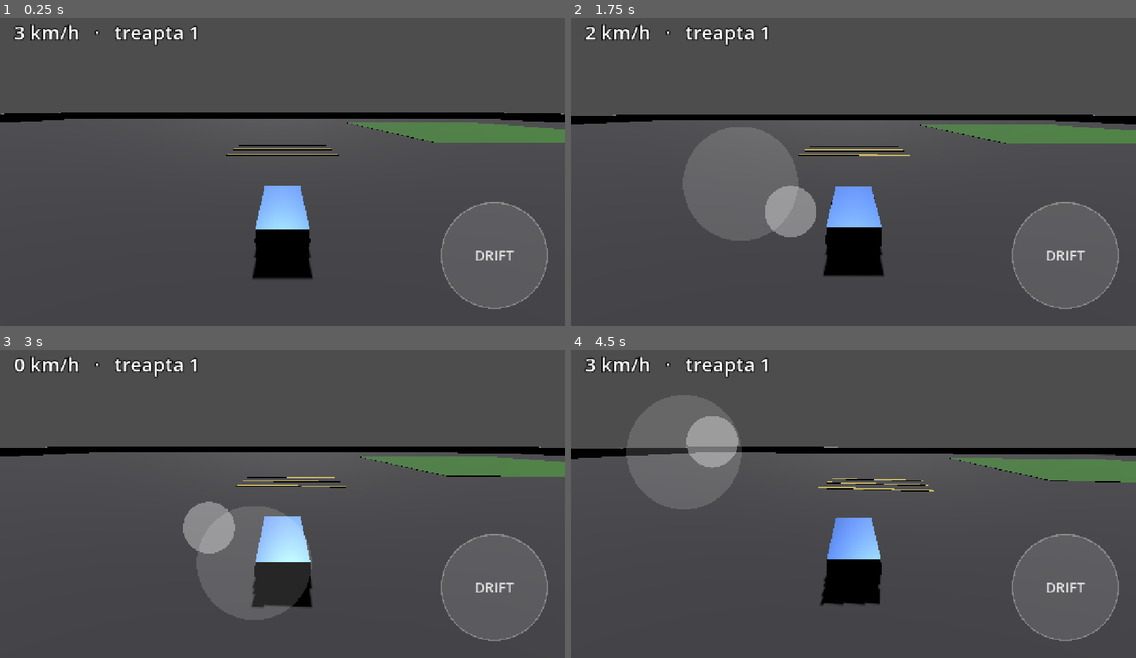
Above: before the commit, frames 1-4 (two rows, left to right).
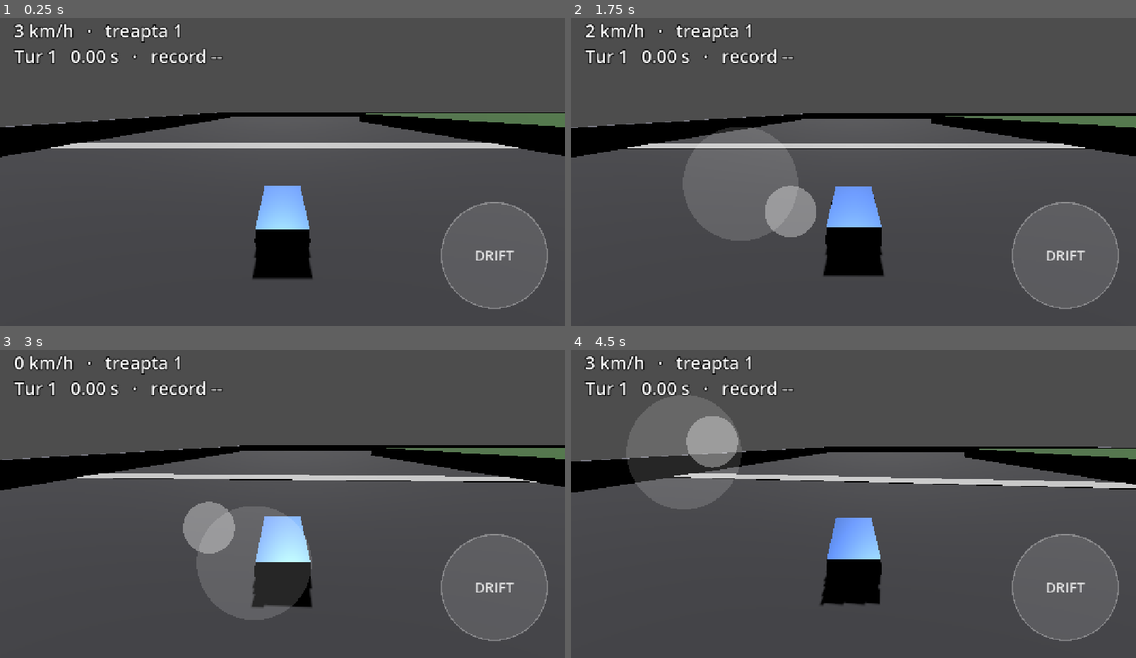
Above: after the commit, the same moments.

Repository: mihaelaradu1005-source/RacerMobile
Game: Godot game, scene res://scenes/world.tscn
The game is run twice, just before and just after one commit, with the same random seed, the same clock (stepped at 60 frames per second) and the same inputs.
Inputs (mouse positions are in pixels of both pictures, inside the frame that each line leads up to):
- Up to frame 1 (0.25 s): no input
- Up to frame 2 (1.75 s): move the mouse to (977, 150) at 0.52 s; hold D (move_right) 0.53-1.25 s; click (977, 150) at 0.67 s; tap Enter at 1.25 s; drag from (740, 184) to (825, 230) at 1.27 s
- Up to frame 3 (3 s): move the mouse to (339, 430) at 2.02 s; hold D (move_right) 2.03-2.75 s; drag from (254, 562) to (113, 451) at 2.77 s
- Up to frame 4 (4.5 s): move the mouse to (1023, 547) at 3.52 s; hold A (move_left) 3.53-4.25 s; drag from (684, 451) to (768, 420) at 4.27 s

The runs differ from the first frame. In frame 1, 9.6% of the frame differs, in the area x 0-100%, y 1-46%; in frame 2, 9.6%; in frame 3, 9.4%; in frame 4, 9.7%, in the area x 0-100%, y 1-47%.

Commit message:
feat(phase4): closed circuit + lap timer (time-trial)
Turns the flat test area into a real track and adds lap timing.

- world.tscn: rectangular loop around a central block, start/finish stripe,
  four ordered Area3D checkpoints; car starts on the right straight. Bumps
  and grass patches removed for a clean circuit.
- race_manager.gd: counts checkpoints in order (ignores out-of-order hits so
  you can't shortcut or run the wrong way), times each lap, tracks best time
- hud.gd: now shows lap number, current lap time and best time
- Verified with tests/race_test: teleporting the car through the checkpoints
  for two laps counts 2 laps and records a best time

Co-Authored-By: Claude Opus 4.8 <noreply@anthropic.com>

Diff:
--- a/scenes/world.tscn
+++ b/scenes/world.tscn
@@ -1,10 +1,11 @@
-[gd_scene load_steps=20 format=3 uid="uid://cfb1r12fte3xg"]
+[gd_scene load_steps=22 format=3 uid="uid://cfb1r12fte3xg"]
 
 [ext_resource type="Script" path="res://scripts/camera_follow.gd" id="1_camera"]
 [ext_resource type="Script" path="res://scripts/virtual_joystick.gd" id="2_joystick"]
 [ext_resource type="PackedScene" path="res://scenes/car.tscn" id="3_car"]
 [ext_resource type="Script" path="res://scripts/hud.gd" id="4_hud"]
 [ext_resource type="Script" path="res://scripts/action_button.gd" id="5_button"]
+[ext_resource type="Script" path="res://scripts/race_manager.gd" id="6_manager"]
 
 [sub_resource type="StandardMaterial3D" id="GroundMat"]
 albedo_color = Color(0.28, 0.28, 0.3, 1)
@@ -12,21 +13,10 @@
 
 [sub_resource type="PlaneMesh" id="GroundPlane"]
 material = SubResource("GroundMat")
-size = Vector2(200, 200)
+size = Vector2(220, 220)
 
 [sub_resource type="BoxShape3D" id="GroundBox"]
-size = Vector3(200, 0.2, 200)
-
-[sub_resource type="StandardMaterial3D" id="BumpMat"]
-albedo_color = Color(0.85, 0.75, 0.1, 1)
-roughness = 0.7
-
-[sub_resource type="BoxMesh" id="BumpMesh"]
-material = SubResource("BumpMat")
-size = Vector3(12, 0.18, 0.6)
-
-[sub_resource type="BoxShape3D" id="BumpShape"]
-size = Vector3(12, 0.18, 0.6)
+size = Vector3(220, 0.2, 220)
 
 [sub_resource type="StandardMaterial3D" id="WallMat"]
 albedo_color = Color(0.5, 0.5, 0.55, 1)
@@ -46,16 +36,30 @@
 [sub_resource type="BoxShape3D" id="WallShapeZ"]
 size = Vector3(1, 3, 202)
 
-[sub_resource type="StandardMaterial3D" id="GrassMat"]
-albedo_color = Color(0.3, 0.55, 0.25, 1)
+[sub_resource type="StandardMaterial3D" id="CenterMat"]
+albedo_color = Color(0.32, 0.5, 0.28, 1)
 roughness = 1.0
 
-[sub_resource type="BoxMesh" id="GrassMesh"]
-material = SubResource("GrassMat")
-size = Vector3(45, 0.1, 45)
+[sub_resource type="BoxMesh" id="CenterMesh"]
+material = SubResource("CenterMat")
+size = Vector3(80, 3, 110)
 
-[sub_resource type="BoxShape3D" id="GrassShape"]
-size = Vector3(45, 0.1, 45)
+[sub_resource type="BoxShape3D" id="CenterShape"]
+size = Vector3(80, 3, 110)
+
+[sub_resource type="StandardMaterial3D" id="LineMat"]
+albedo_color = Color(0.9, 0.9, 0.9, 1)
+roughness = 0.8
+
+[sub_resource type="BoxMesh" id="LineMesh"]
+material = SubResource("LineMat")
+size = Vector3(60, 0.1, 4)
+
+[sub_resource type="BoxShape3D" id="CpShapeLR"]
+size = Vector3(60, 3, 5)
+
+[sub_resource type="BoxShape3D" id="CpShapeTB"]
+size = Vector3(5, 3, 45)
 
 [node name="World" type="Node3D"]
 
@@ -71,52 +75,6 @@
 [node name="GroundCollision" type="CollisionShape3D" parent="Ground"]
 transform = Transform3D(1, 0, 0, 0, 1, 0, 0, 0, 1, 0, -0.1, 0)
 shape = SubResource("GroundBox")
-
-[node name="Bumps" type="StaticBody3D" parent="."]
-
-[node name="Bump1Mesh" type="MeshInstance3D" parent="Bumps"]
-transform = Transform3D(1, 0, 0, 0, 1, 0, 0, 0, 1, 0, 0, 14)
-mesh = SubResource("BumpMesh")
-
-[node name="Bump1Col" type="CollisionShape3D" parent="Bumps"]
-transform = Transform3D(1, 0, 0, 0, 1, 0, 0, 0, 1, 0, 0, 14)
-shape = SubResource("BumpShape")
-
-[node name="Bump2Mesh" type="MeshInstance3D" parent="Bumps"]
-transform = Transform3D(1, 0, 0, 0, 1, 0, 0, 0, 1, 0, 0, 17)
-mesh = SubResource("BumpMesh")
-
-[node name="Bump2Col" type="CollisionShape3D" parent="Bumps"]
-transform = Transform3D(1, 0, 0, 0, 1, 0, 0, 0, 1, 0, 0, 17)
-shape = SubResource("BumpShape")
-
-[node name="Bump3Mesh" type="MeshInstance3D" parent="Bumps"]
-transform = Transform3D(1, 0, 0, 0, 1, 0, 0, 0, 1, 0, 0, 20)
-mesh = SubResource("BumpMesh")
-
-[node name="Bump3Col" type="CollisionShape3D" parent="Bumps"]
-transform = Transform3D(1, 0, 0, 0, 1, 0, 0, 0, 1, 0, 0, 20)
-shape = SubResource("BumpShape")
-
-[node name="Grass1" type="StaticBody3D" parent="." groups=["low_grip"]]
-
-[node name="Grass1Mesh" type="MeshInstance3D" parent="Grass1"]
-transform = Transform3D(1, 0, 0, 0, 1, 0, 0, 0, 1, -45, 0.02, 45)
-mesh = SubResource("GrassMesh")
-
-[node name="Grass1Col" type="CollisionShape3D" parent="Grass1"]
-transform = Transform3D(1, 0, 0, 0, 1, 0, 0, 0, 1, -45, 0.02, 45)
-shape = SubResource("GrassShape")
-
-[node name="Grass2" type="StaticBody3D" parent="." groups=["low_grip"]]
-
-[node name="Grass2Mesh" type="MeshInstance3D" parent="Grass2"]
-transform = Transform3D(1, 0, 0, 0, 1, 0, 0, 0, 1, 48, 0.02, -35)
-mesh = SubResource("GrassMesh")
-
-[node name="Grass2Col" type="CollisionShape3D" parent="Grass2"]
-transform = Transform3D(1, 0, 0, 0, 1, 0, 0, 0, 1, 48, 0.02, -35)
-shape = SubResource("GrassShape")
 
 [node name="Walls" type="StaticBody3D" parent="."]
 
@@ -152,13 +110,57 @@
 transform = Transform3D(1, 0, 0, 0, 1, 0, 0, 0, 1, -100, 1.5, 0)
 shape = SubResource("WallShapeZ")
 
+[node name="Center" type="StaticBody3D" parent="."]
+
+[node name="CenterMesh" type="MeshInstance3D" parent="Center"]
+transform = Transform3D(1, 0, 0, 0, 1, 0, 0, 0, 1, 0, 1.5, 0)
+mesh = SubResource("CenterMesh")
+
+[node name="CenterCol" type="CollisionShape3D" parent="Center"]
+transform = Transform3D(1, 0, 0, 0, 1, 0, 0, 0, 1, 0, 1.5, 0)
+shape = SubResource("CenterShape")
+
+[node name="StartLine" type="MeshInstance3D" parent="."]
+transform = Transform3D(1, 0, 0, 0, 1, 0, 0, 0, 1, 70, 0.03, 0)
+mesh = SubResource("LineMesh")
+
+[node name="Checkpoints" type="Node3D" parent="."]
+
+[node name="CP0" type="Area3D" parent="Checkpoints"]
+transform = Transform3D(1, 0, 0, 0, 1, 0, 0, 0, 1, 70, 1.5, 0)
+
+[node name="Col" type="CollisionShape3D" parent="Checkpoints/CP0"]
+shape = SubResource("CpShapeLR")
+
+[node name="CP1" type="Area3D" parent="Checkpoints"]
+transform = Transform3D(1, 0, 0, 0, 1, 0, 0, 0, 1, 0, 1.5, 77)
+
+[node name="Col" type="CollisionShape3D" parent="Checkpoints/CP1"]
+shape = SubResource("CpShapeTB")
+
+[node name="CP2" type="Area3D" parent="Checkpoints"]
+transform = Transform3D(1, 0, 0, 0, 1, 0, 0, 0, 1, -70, 1.5, 0)
+
+[node name="Col" type="CollisionShape3D" parent="Checkpoints/CP2"]
+shape = SubResource("CpShapeLR")
+
+[node name="CP3" type="Area3D" parent="Checkpoints"]
+transform = Transform3D(1, 0, 0, 0, 1, 0, 0, 0, 1, 0, 1.5, -77)
+
+[node name="Col" type="CollisionShape3D" parent="Checkpoints/CP3"]
+shape = SubResource("CpShapeTB")
+
 [node name="Car" parent="." instance=ExtResource("3_car")]
-transform = Transform3D(1, 0, 0, 0, 1, 0, 0, 0, 1, 0, 1, 0)
+transform = Transform3D(1, 0, 0, 0, 1, 0, 0, 0, 1, 70, 1, -20)
 
 [node name="Camera3D" type="Camera3D" parent="."]
 transform = Transform3D(1, 0, 0, 0, 0.832, 0.555, 0, -0.555, 0.832, 0, 8, 12)
 script = ExtResource("1_camera")
 target_path = NodePath("../Car")
+
+[node name="RaceManager" type="Node" parent="."]
+script = ExtResource("6_manager")
+checkpoints_path = NodePath("../Checkpoints")
 
 [node name="UI" type="CanvasLayer" parent="."]
 
@@ -174,12 +176,12 @@
 [node name="HUD" type="Label" parent="UI"]
 offset_left = 32.0
 offset_top = 22.0
-offset_right = 640.0
-offset_bottom = 92.0
+offset_right = 720.0
+offset_bottom = 150.0
 theme_override_colors/font_color = Color(1, 1, 1, 1)
 theme_override_colors/font_outline_color = Color(0, 0, 0, 1)
 theme_override_constants/outline_size = 8
-theme_override_font_sizes/font_size = 44
+theme_override_font_sizes/font_size = 40
 text = "0 km/h"
 script = ExtResource("4_hud")
 car_path = NodePath("../../Car")
--- a/scripts/hud.gd
+++ b/scripts/hud.gd
@@ -1,7 +1,7 @@
 extends Label
 
-# Minimal heads-up display: current speed and gear, read from the car each
-# frame. A fuller HUD (lap time, position) comes in Phase 4.
+# Heads-up display: speed and gear, plus lap number, current lap time and best
+# lap time when a race manager is present.
 
 @export var car_path: NodePath
 
@@ -12,8 +12,21 @@
 	_car = get_node_or_null(car_path)
 
 
+func _fmt_time(t: float) -> String:
+	if t < 0.0:
+		return "--"
+	return "%.2f s" % t
+
+
 func _process(_delta: float) -> void:
 	if _car == null:
 		return
 	var kmh := int(round(_car.linear_velocity.length() * 3.6))
-	text = "%d km/h   ·   treapta %d" % [kmh, _car._gear + 1]
+	var line1 := "%d km/h   ·   treapta %d" % [kmh, _car._gear + 1]
+
+	var mgr := get_tree().get_first_node_in_group("race_manager")
+	if mgr == null:
+		text = line1
+		return
+	text = "%s\nTur %d   %s   ·   record %s" % [
+		line1, mgr.lap + 1, _fmt_time(mgr.lap_time), _fmt_time(mgr.best_time)]
--- /dev/null
+++ b/scripts/race_manager.gd
@@ -0,0 +1,54 @@
+extends Node
+
+# Lap timing for a closed circuit.
+# Checkpoints (Area3D) are children of `checkpoints_path`, in track order, with
+# index 0 being the start/finish line. The car must trigger them in order; out-
+# of-order hits are ignored (so you can't shortcut or drive the wrong way). Each
+# time the car crosses the start/finish after a full lap, the lap time is banked
+# and the best time updated. Read by the HUD.
+
+@export var checkpoints_path: NodePath
+
+var lap: int = 0            # completed laps
+var lap_time: float = 0.0   # time on the current lap (seconds)
+var best_time: float = -1.0 # best completed lap, -1 until one is set
+
+var _expected: int = 0
+var _running: bool = false
+var _count: int = 0
+
+
+func _ready() -> void:
+	add_to_group("race_manager")
+	var container := get_node_or_null(checkpoints_path)
+	if container == null:
+		return
+	var kids := container.get_children()
+	_count = kids.size()
+	for i in kids.size():
+		var area := kids[i] as Area3D
+		if area != null:
+			area.body_entered.connect(_on_checkpoint.bind(i))
+
+
+func _process(delta: float) -> void:
+	if _running:
+		lap_time += delta
+
+
+func _on_checkpoint(body: Node, idx: int) -> void:
+	if not (body is VehicleBody3D):
+		return
+	if idx != _expected:
+		return   # wrong order — ignore (prevents shortcuts / wrong-way laps)
+
+	if idx == 0:
+		if _running:
+			# Crossing the line again completes a lap.
+			lap += 1
+			if best_time < 0.0 or lap_time < best_time:
+				best_time = lap_time
+		_running = true
+		lap_time = 0.0
+
+	_expected = (idx + 1) % _count
--- /dev/null
+++ b/tests/race_test.gd
@@ -0,0 +1,52 @@
+extends Node
+
+# Verifies lap timing without having to drive: teleports the car through the
+# checkpoints in order for two full laps and checks the manager counts 2 laps
+# and records a best time. Also checks that an OUT-OF-ORDER hit is ignored.
+
+var _car: VehicleBody3D
+var _mgr: Node
+var _cps: Node
+var _order := [0, 1, 2, 3, 0, 1, 2, 3, 0]
+var _i: int = -1
+var _f: int = 0
+var _wrong_way_checked := false
+const STEP := 6
+
+
+func _ready() -> void:
+	_mgr = get_tree().get_first_node_in_group("race_manager")
+	_car = _find_vehicle(get_tree().root)
+	_cps = get_tree().root.find_child("Checkpoints", true, false)
+
+
+func _find_vehicle(n: Node) -> VehicleBody3D:
+	if n is VehicleBody3D:
+		return n
+	for c in n.get_children():
+		var found := _find_vehicle(c)
+		if found != null:
+			return found
+	return null
+
+
+func _tp(cp_index: int) -> void:
+	var cp: Node3D = _cps.get_child(cp_index)
+	_car.global_position = cp.global_position + Vector3.UP * 1.0
+	_car.linear_velocity = Vector3.ZERO
+	_car.angular_velocity = Vector3.ZERO
+
+
+func _physics_process(_d: float) -> void:
+	_f += 1
+	if _f % STEP != 0:
+		return
+	_i += 1
+	if _i < _order.size():
+		_tp(_order[_i])
+		print("-> CP%d   lap=%d  best=%.2f  next_expected=%d" % [
+			_order[_i], _mgr.lap, _mgr.best_time, _mgr._expected])
+	else:
+		print("RESULT: laps=%d  best=%.2f" % [_mgr.lap, _mgr.best_time])
+		print("RACETEST DONE")
+		get_tree().quit()
--- /dev/null
+++ b/tests/race_test.tscn
@@ -0,0 +1,11 @@
+[gd_scene load_steps=3 format=3 uid="uid://crace0test2ph4lap"]
+
+[ext_resource type="PackedScene" path="res://scenes/world.tscn" id="1_world"]
+[ext_resource type="Script" path="res://tests/race_test.gd" id="2_test"]
+
+[node name="RaceTest" type="Node"]
+
+[node name="World" parent="." instance=ExtResource("1_world")]
+
+[node name="Tester" type="Node" parent="."]
+script = ExtResource("2_test")
Not shown, added: scripts/race_manager.gd.uid
Not shown, added: tests/race_test.gd.uid
Not shown, changed: PROGRESS.md
